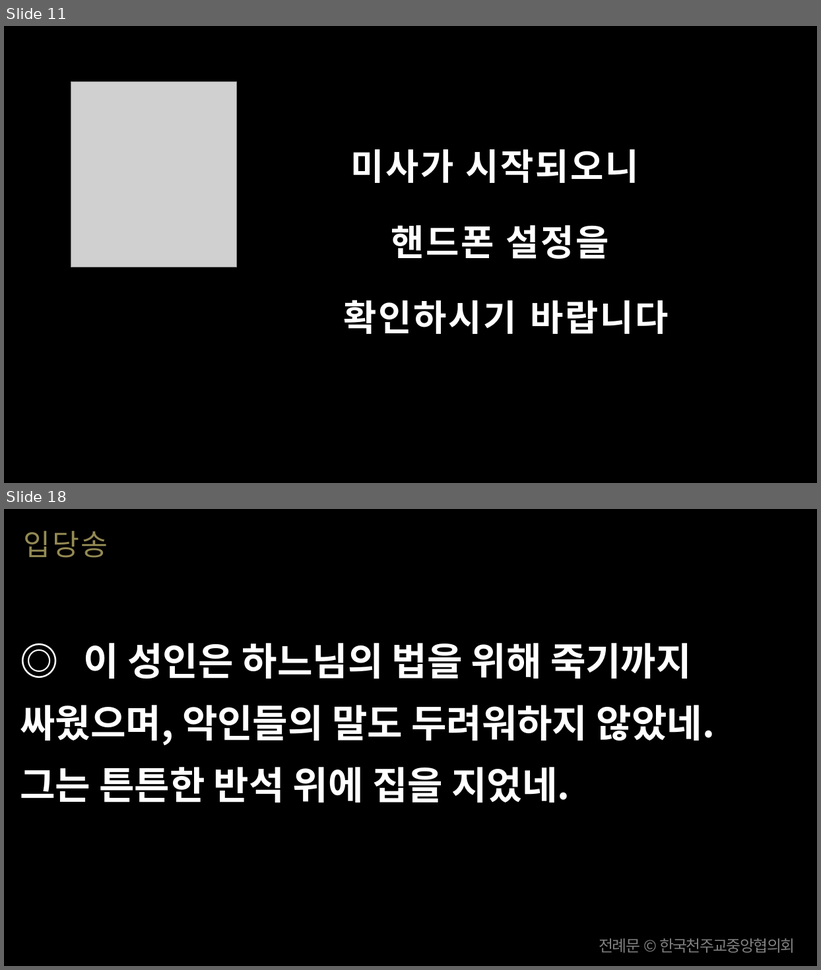
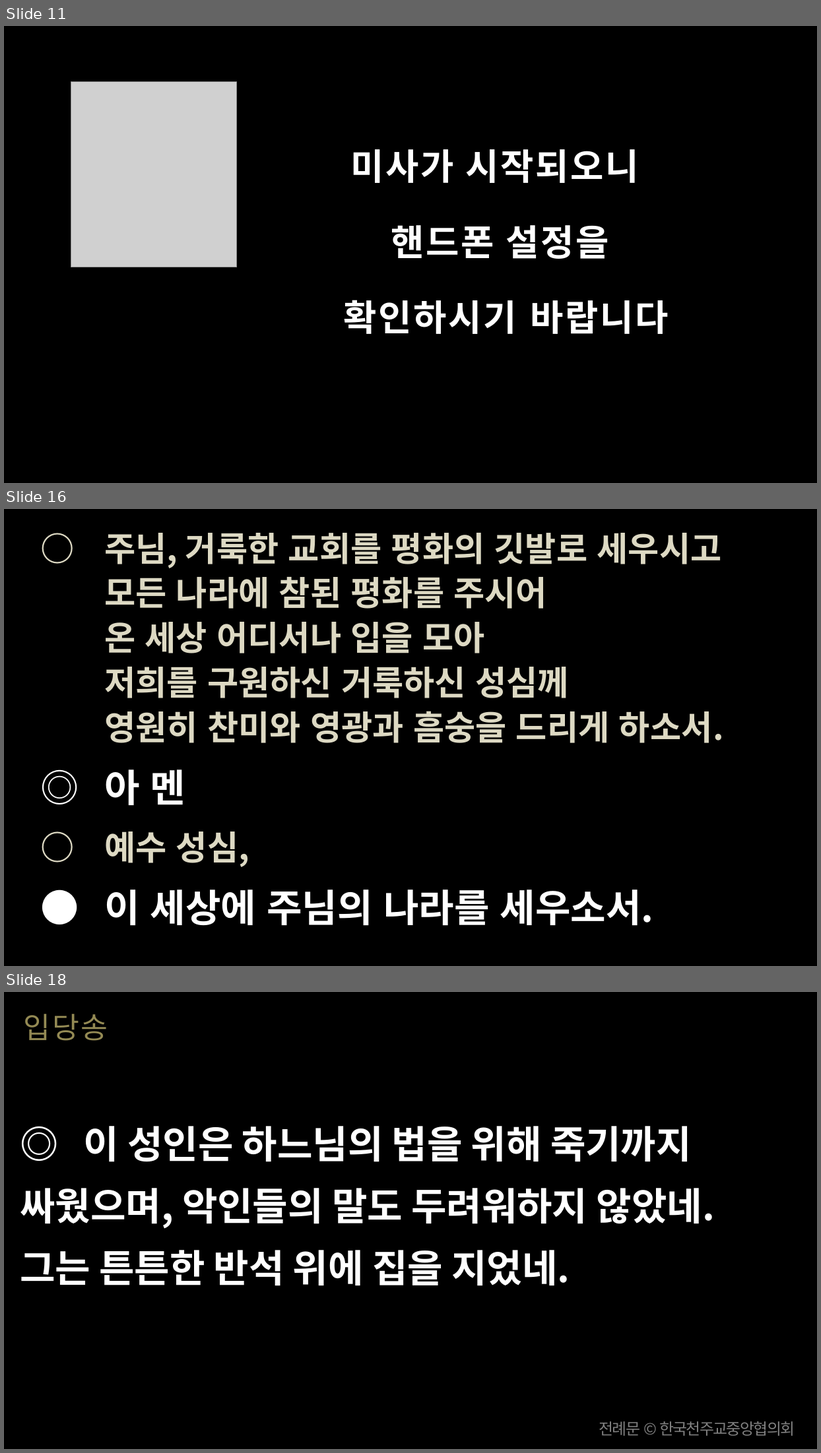
Before and after one commit to scottpark/missa_ppt, a slide deck: output/20260705/20260705_한국 성직자들의 수호자 성 김대건 안드레아 사제 순교자 - 신심 미사.pptx. Shown one above the other, each under a label of ours: slides 11 and 18 before the commit, slides 11, 16 and 18 after it; the slides between them are not shown. The pictures are 821x970 and 821x1453 pixels, drawn with LibreOffice and Linux fonts; fonts in the diff are those of the drawing; grey boxes stand for pictures. Boxes give left, top, right and bottom in pixels: in the first picture for what was removed or moved away, otherwise in the second. Text is boxed around its words. In the diff, an @@ line names an element or a change of style, - is before the commit and + after.

```diff
--- a/output/20260705/20260705_한국 성직자들의 수호자 성 김대건 안드레아 사제 순교자 - 신심 미사.pptx
+++ b/output/20260705/20260705_한국 성직자들의 수호자 성 김대건 안드레아 사제 순교자 - 신심 미사.pptx
@@ slide 16 added at <box>4,509,817,966</box>, background #000000 @@
@@ text added at <box>104,533,724,926</box>, 30 pt, text #DDD9C3, bold @@
+○ 주님, 거룩한 교회를 평화의 깃발로 세우시고
+모든 나라에 참된 평화를 주시어
+온 세상 어디서나 입을 모아
+저희를 구원하신 거룩하신 성심께
+영원히 찬미와 영광과 흠숭을 드리게 하소서.
+◎ 아 멘
+○ 예수 성심,
+● 이 세상에 주님의 나라를 세우소서.
```
Also in this commit, not shown: 3 other slides added, 4 slides removed, 13 other files.
